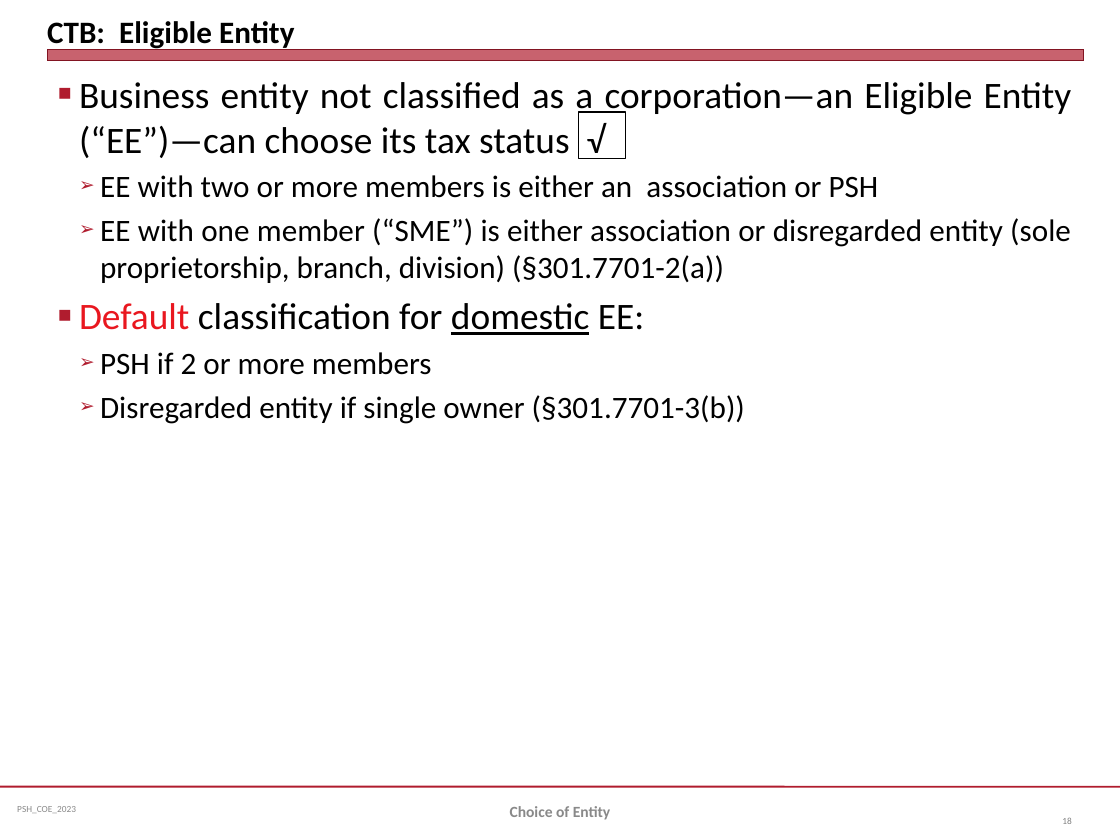
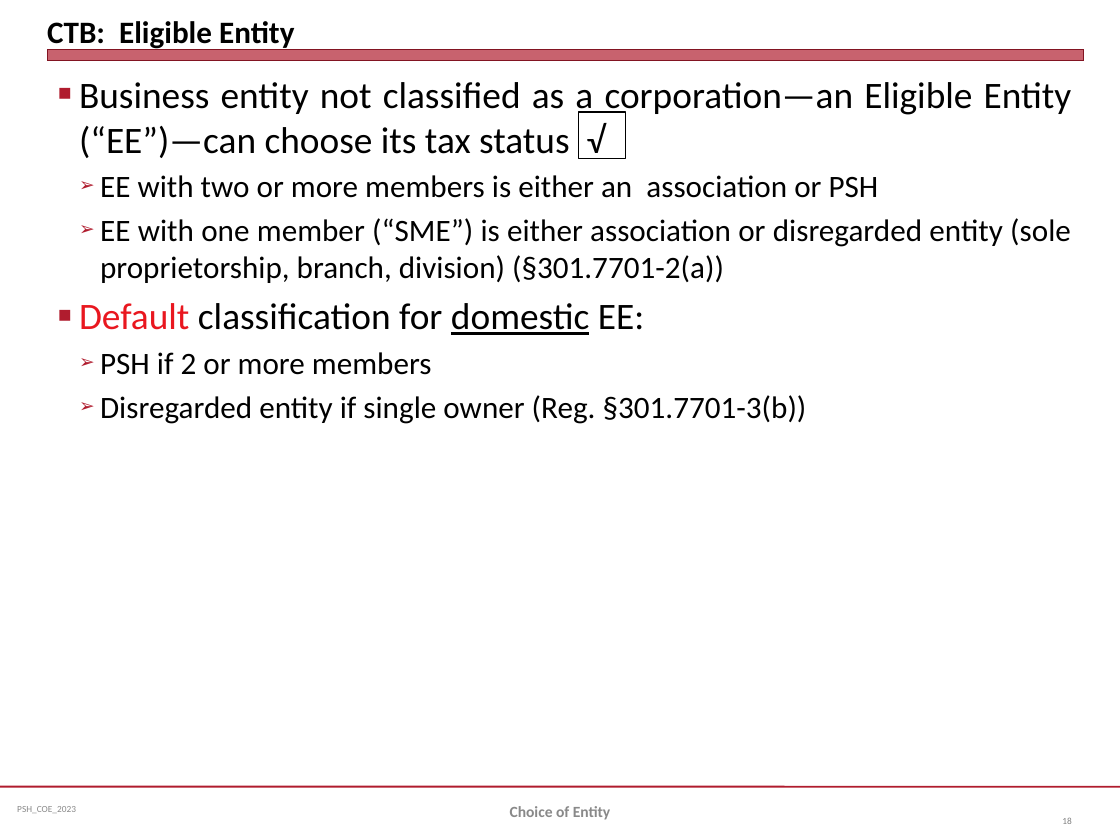
Before and after one commit to jmc877/Partnership-Tax, a slide deck: slide 18 of slides/PSH_COEntity_2023.pptx. Drawn at 1120x840 pixels with LibreOffice and Linux fonts; fonts in the diff are those of the drawing. Boxes give left, top, right and bottom in pixels: in the first picture for what was removed or moved away, otherwise in the second. Text is boxed around its words. In the diff, an @@ line names an element or a change of style, - is before the commit and + after.

```diff
--- a/slides/PSH_COEntity_2023.pptx
+++ b/slides/PSH_COEntity_2023.pptx
@@ text at [100,395,807,424]: text changed @@
-  ➢ Disregarded entity if single owner (§301.7701-3(b))
+  ➢ Disregarded entity if single owner (Reg. §301.7701-3(b))
```
Also in this commit, not shown: 4 other slides changed, 5 other files.
